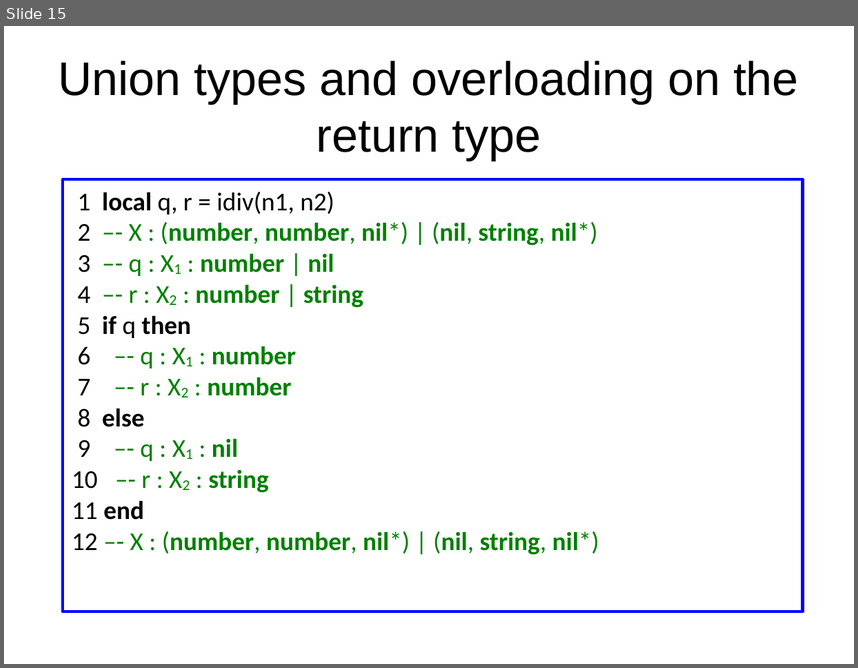
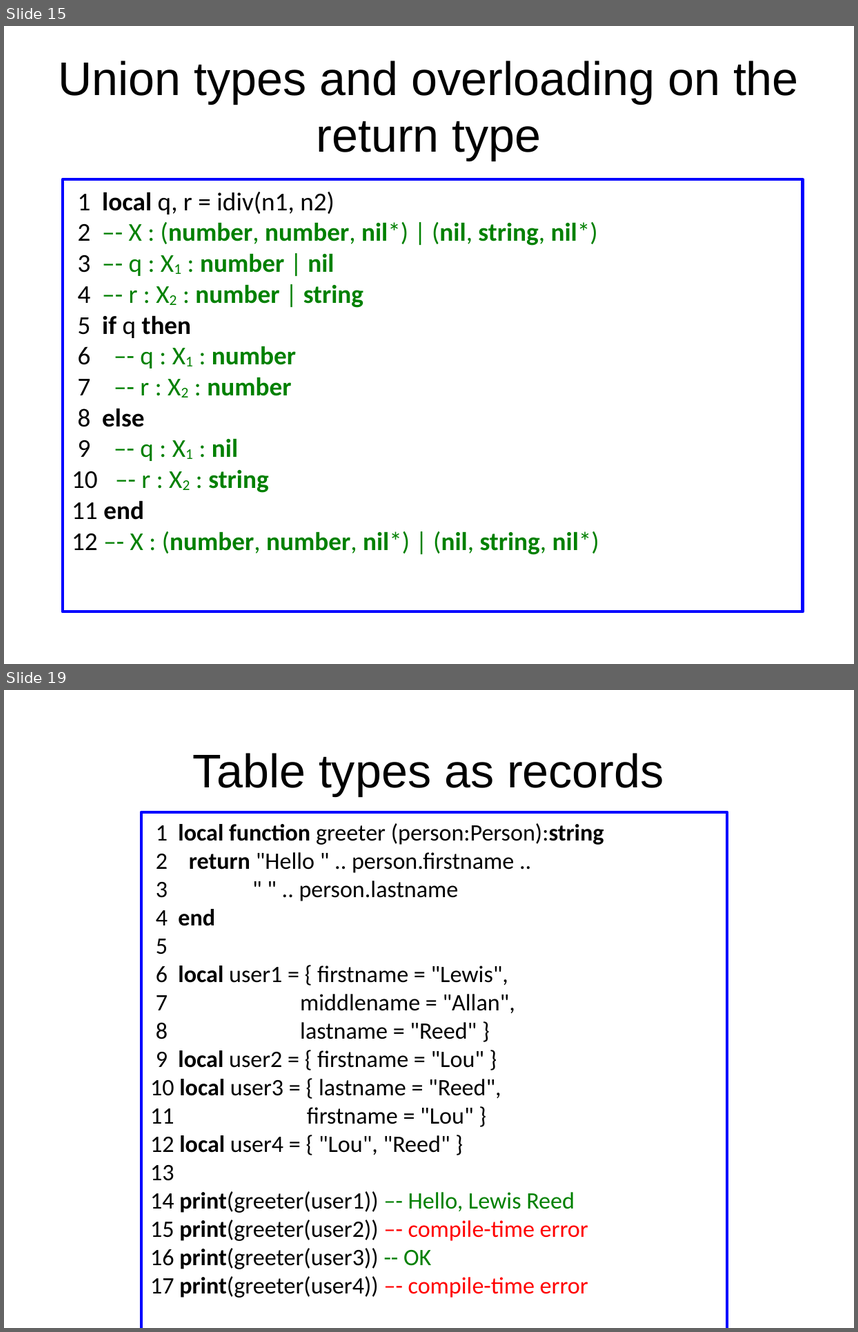
Before and after one commit to andremm/typedlua, a slide deck: doc/slides/dyla2014.odp. Shown one above the other, each under a label of ours: slide 15 before the commit, slides 15 and 19 after it; the slides between them are not shown. The pictures are 858x668 and 858x1332 pixels, drawn with LibreOffice and Linux fonts; fonts in the diff are those of the drawing. Boxes give left, top, right and bottom in pixels: in the first picture for what was removed or moved away, otherwise in the second. Text is boxed around its words. In the diff, an @@ line names an element or a change of style, - is before the commit and + after.

Commit message:
Finishing the first version of the slides for Dyla 2014

```diff
--- a/doc/slides/dyla2014.odp
+++ b/doc/slides/dyla2014.odp
@@ slide 19 added at (4, 690, 854, 1328), background #FFFFFF @@
@@ title added at (193, 753, 664, 796), 44 pt, text #000000 @@
+Table types as records
@@ rectangle added at (141, 812, 728, 1328), outline #0000FF 2.89 pt, 22 pt, text #000000 @@
+1 local function greeter (person:Person):string
+2 return "Hello " .. person.firstname ..
+3 " " .. person.lastname
+4 end
+5
+6 local user1 = { firstname = "Lewis",
+7 middlename = "Allan",
+8 lastname = "Reed" }
+9 local user2 = { firstname = "Lou" }
+10 local user3 = { lastname = "Reed",
+11 firstname = "Lou" }
+12 local user4 = { "Lou", "Reed" }
+13
+14 print(greeter(user1)) –- Hello, Lewis Reed
+15 print(greeter(user2)) –- compile-time error
+16 print(greeter(user3)) -- OK
+17 print(greeter(user4)) –- compile-time error
```
Also in this commit, not shown: 19 other slides added.
